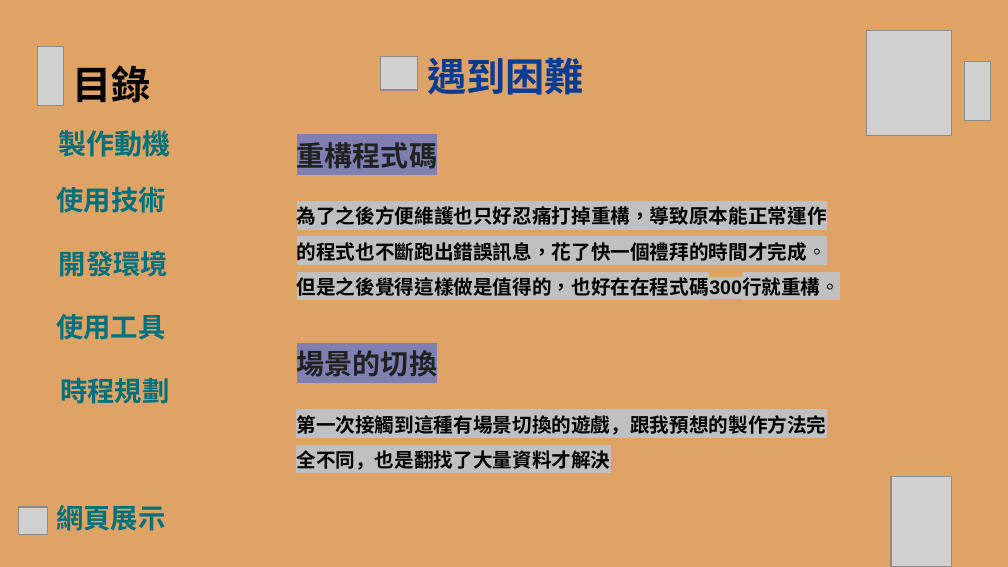
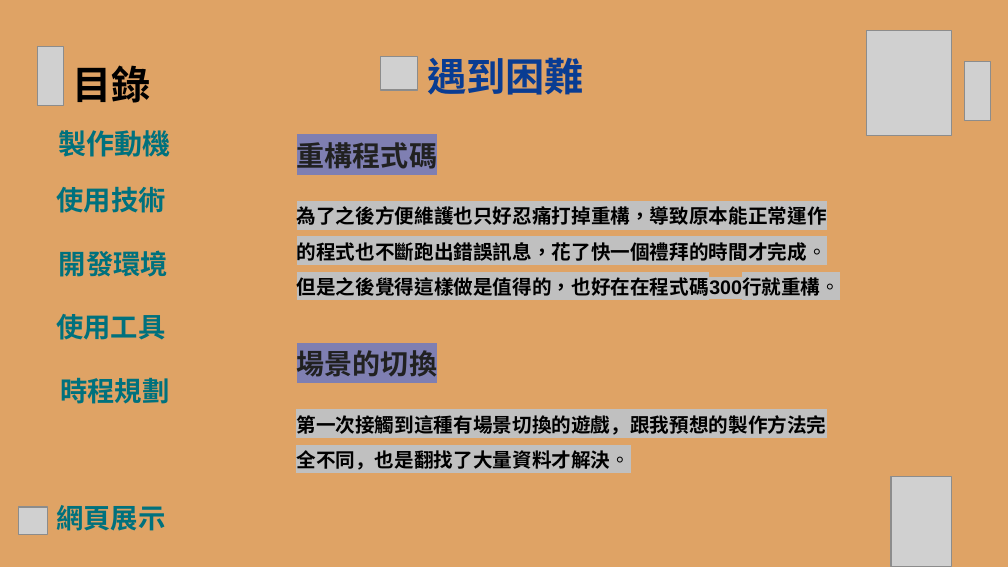
Before and after one commit to wsadtref95/aaa, a slide deck: slide 8 of 資展國際 小專.pptx. Drawn at 1008x567 pixels with LibreOffice and Linux fonts; fonts in the diff are those of the drawing; grey boxes stand for pictures; background and template pictures are left out. Boxes give left, top, right and bottom in pixels: in the first picture for what was removed or moved away, otherwise in the second. Text is boxed around its words. In the diff, an @@ line names an element or a change of style, - is before the commit and + after.

```diff
--- a/資展國際 小專.pptx
+++ b/資展國際 小專.pptx
@@ text at bbox=[296, 415, 826, 470]: text changed @@
-第一次接觸到這種有場景切換的遊戲，跟我預想的製作方法完全不同，也是翻找了大量資料才解決
+第一次接觸到這種有場景切換的遊戲，跟我預想的製作方法完全不同，也是翻找了大量資料才解決。
```
Also in this commit, not shown: 1 other slide changed, 2 other files.
